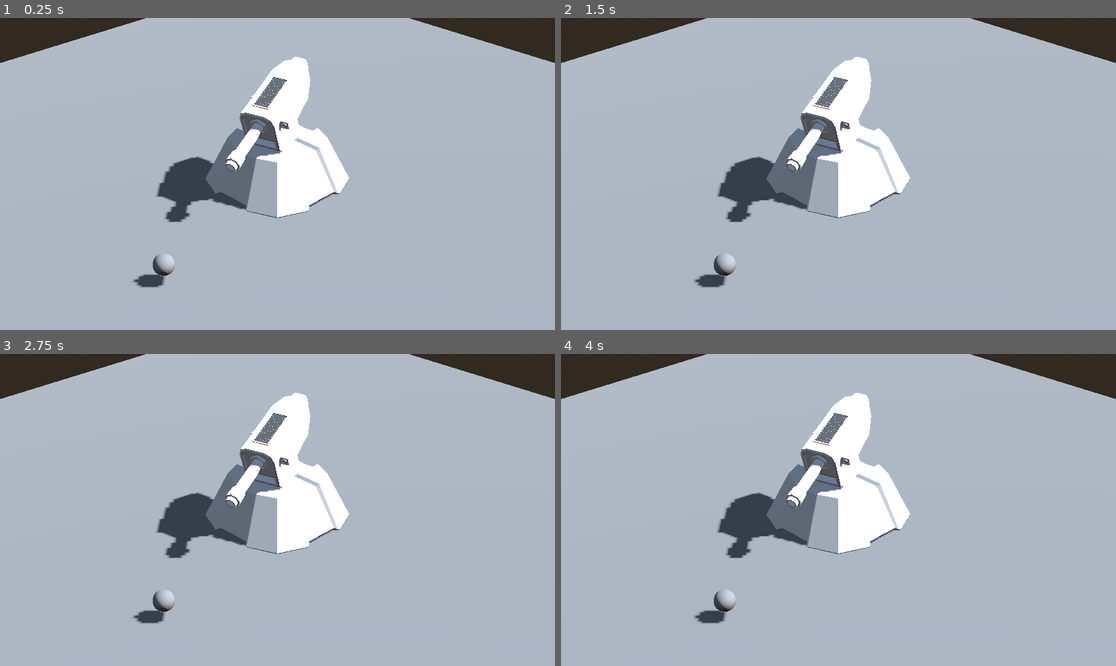
Above: before the commit, frames 1-4 (two rows, left to right).
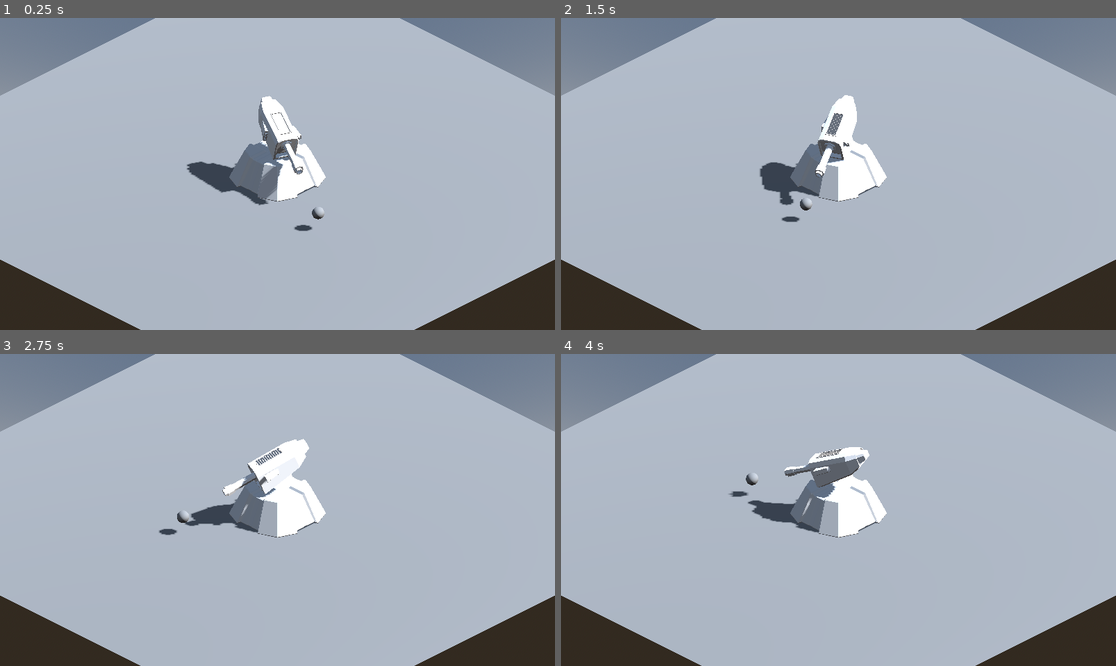
Above: after the commit, the same moments.

Repository: Codebreakerblue/3D-Tower-Defense
Game: Godot game, scene res://Scenes/MainScenes/game_scene.tscn
Same seed, same stepped clock (60 frames per second), same inputs: the game is played once before the commit and once after it.
Inputs (mouse positions are in pixels of both pictures, inside the frame that each line leads up to):
- Up to frame 1 (0.25 s): no input
- Up to frame 2 (1.5 s): tap Enter at 0.5 s; move the mouse to (960, 158) at 0.52 s; tap T at 0.6 s; click (960, 158) at 0.67 s; move the mouse to (727, 189) at 1.27 s; tap Y at 1.35 s; click (727, 189) at 1.42 s
- Up to frame 3 (2.75 s): move the mouse to (333, 441) at 2.02 s; tap T at 2.1 s; click (333, 441) at 2.17 s
- Up to frame 4 (4 s): move the mouse to (810, 572) at 2.77 s; tap Y at 2.85 s; click (810, 572) at 2.92 s; move the mouse to (1005, 556) at 3.52 s; tap T at 3.6 s; click (1005, 556) at 3.67 s

The runs differ from the first frame. In frame 1, 20% of the frame differs, in the area x 0-100%, y 0-100%; in frame 2, 19%; in frame 3, 19%; in frame 4, 20%.

Commit message:
Fixed turret aim and lighting errors

Diff:
--- a/Scenes/MainScenes/game_scene.tscn
+++ b/Scenes/MainScenes/game_scene.tscn
@@ -1,5 +1,6 @@
-[gd_scene load_steps=8 format=3 uid="uid://4axi4rdyvk2q"]
+[gd_scene load_steps=10 format=3 uid="uid://4axi4rdyvk2q"]
 
+[ext_resource type="Script" path="res://Scenes/MainScenes/test_target.gd" id="1_0ya0b"]
 [ext_resource type="PackedScene" uid="uid://m3b7hbiob6hf" path="res://Scenes/Towers/Turrets/cannon_turret.tscn" id="1_ug5vu"]
 
 [sub_resource type="ProceduralSkyMaterial" id="ProceduralSkyMaterial_tobyu"]
@@ -16,7 +17,6 @@
 reflected_light_source = 2
 ssao_enabled = true
 ssil_enabled = true
-sdfgi_enabled = true
 fog_density = 0.5945
 volumetric_fog_enabled = true
 
@@ -25,6 +25,15 @@
 
 [sub_resource type="StandardMaterial3D" id="StandardMaterial3D_flf0d"]
 albedo_color = Color(0.533333, 0.533333, 0.533333, 1)
+roughness = 0.65
+
+[sub_resource type="Curve3D" id="Curve3D_amt68"]
+_data = {
+"points": PackedVector3Array(0, 0, 0, 0, 0, 0, -0.0612072, -3.69549e-05, 0.504705, 0, 0, 0, 0, 0, 0, -0.674394, -3.69549e-05, 1.15251, 0, 0, 0, 0, 0, 0, -1.60446, -3.69549e-05, 1.40709, 0, 0, 0, 0, 0, 0, -2.48859, -3.69549e-05, 1.48803, 0, 0, 0, 0, 0, 0, -2.96801, -3.69549e-05, 1.12069, 0, 0, 0, 0, 0, 0, -3.37894, -3.69549e-05, 0.298823, 0, 0, 0, 0, 0, 0, -3.44121, -3.69549e-05, -0.846806, 0, 0, 0, 0, 0, 0, -2.93688, -3.69549e-05, -1.45075, 0, 0, 0, 0, 0, 0, -2.23331, -3.69549e-05, -1.92395, 0, 0, 0, 0, 0, 0, -1.54843, -3.69549e-05, -1.88036, 0, 0, 0, 0, 0, 0, -0.639396, -3.69549e-05, -1.56282, 0, 0, 0, 0, 0, 0, -0.116391, -3.69549e-05, -1.19548, 0, 0, 0, 0, 0, 0, -0.047902, -3.69549e-05, -0.498137, 0, 0, 0, 0, 0, 0, -0.0653416, -3.69549e-05, 0.0639708),
+"tilts": PackedFloat32Array(0, 0, 0, 0, 0, 0, 0, 0, 0, 0, 0, 0, 0, 0)
+}
+point_count = 14
+up_vector_enabled = false
 
 [sub_resource type="SphereMesh" id="SphereMesh_70d53"]
 radius = 0.1
@@ -36,9 +45,11 @@
 
 [node name="Camera3D" type="Camera3D" parent="SceneElements"]
 transform = Transform3D(0.707107, -0.353553, 0.612372, 0, 0.866025, 0.5, -0.707107, -0.353553, 0.612372, 5.83057, 4.82581, 5.83057)
+projection = 1
 current = true
-fov = 20.0
-size = 3.0
+fov = 25.0
+size = 5.0
+far = 50.0
 
 [node name="DirectionalLight3D" type="DirectionalLight3D" parent="SceneElements"]
 transform = Transform3D(-0.707107, -0.494172, 0.505761, 0, 0.715254, 0.698865, -0.707107, 0.494172, -0.505761, 3, 2, -3)
@@ -52,11 +63,18 @@
 skeleton = NodePath("../..")
 surface_material_override/0 = SubResource("StandardMaterial3D_flf0d")
 
-[node name="CannonTurret" parent="." instance=ExtResource("1_ug5vu")]
+[node name="Path3D" type="Path3D" parent="SceneElements"]
+transform = Transform3D(1, 0, 0, 0, 1, 0, 0, 0, 1, 1.84, 0.2, 0)
+curve = SubResource("Curve3D_amt68")
 
-[node name="TestTarget" type="Node3D" parent="."]
-transform = Transform3D(0.998167, 0, -0.0605259, 0, 1, 0, 0.0605259, 0, 0.998167, 0.565194, 0.1, 2)
+[node name="TestTarget" type="PathFollow3D" parent="SceneElements/Path3D"]
+transform = Transform3D(-0.726243, 0, 0.687436, 0, 1, 0, -0.687436, 0, -0.726243, -0.0612072, -3.69549e-05, 0.504705)
+script = ExtResource("1_0ya0b")
 
-[node name="TestTargetMesh" type="MeshInstance3D" parent="TestTarget"]
+[node name="TestTargetMesh" type="MeshInstance3D" parent="SceneElements/Path3D/TestTarget"]
 transform = Transform3D(1, 0, 0, 0, 1, 0, 0, 0, 1, 0, 0.079844, 0)
 mesh = SubResource("SphereMesh_70d53")
+
+[node name="AimPoint" type="Node3D" parent="SceneElements/Path3D/TestTarget"]
+
+[node name="CannonTurret" parent="." instance=ExtResource("1_ug5vu")]
--- /dev/null
+++ b/Scenes/MainScenes/test_target.gd
@@ -0,0 +1,17 @@
+extends PathFollow3D
+
+var speed = 1
+var x = 1
+var y = .2
+var z = 1
+
+func move(delta):
+
+##	x += speed * delta
+#	z += speed * delta
+#	print(x)
+#	var new_position = Vector3 (x, y, z)
+	set_progress(get_progress() + speed * delta)
+#	position = new_position
+func _process(delta):
+	move(delta)
--- a/Scenes/Towers/Turrets/cannon_turret.gd
+++ b/Scenes/Towers/Turrets/cannon_turret.gd
@@ -3,10 +3,10 @@
 var target
 
 func _ready():
-	target = get_node("../TestTarget")
+	target = $"../SceneElements/Path3D/TestTarget/AimPoint"
 
-func _process(delta):
+func _physics_process(delta):
 	turret_aim()
 
 func turret_aim():
-	get_node("TurretHead").look_at(target.position, Vector3(0,1,0), true) ## looks at target position, using the default up vector, and using the model's own "forward" direction
+	get_node("TurretHead").look_at(to_global(target.to_global(position)), Vector3(0,1,0), true) ## looks at target position, using the default up vector, and using the model's own "forward" direction
--- a/project.godot
+++ b/project.godot
@@ -22,3 +22,4 @@
 [rendering]
 
 lights_and_shadows/directional_shadow/soft_shadow_filter_quality=3
+anti_aliasing/quality/use_debanding=true
